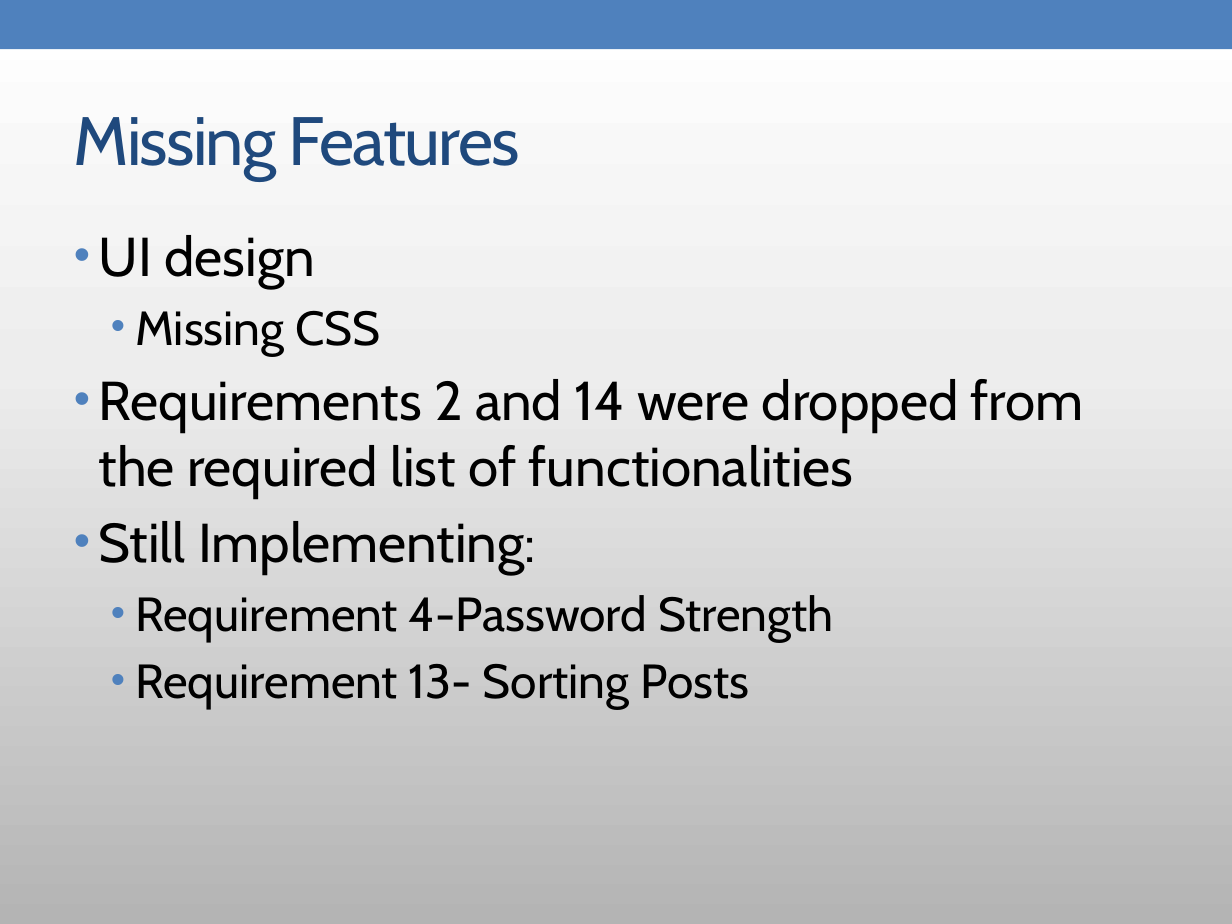
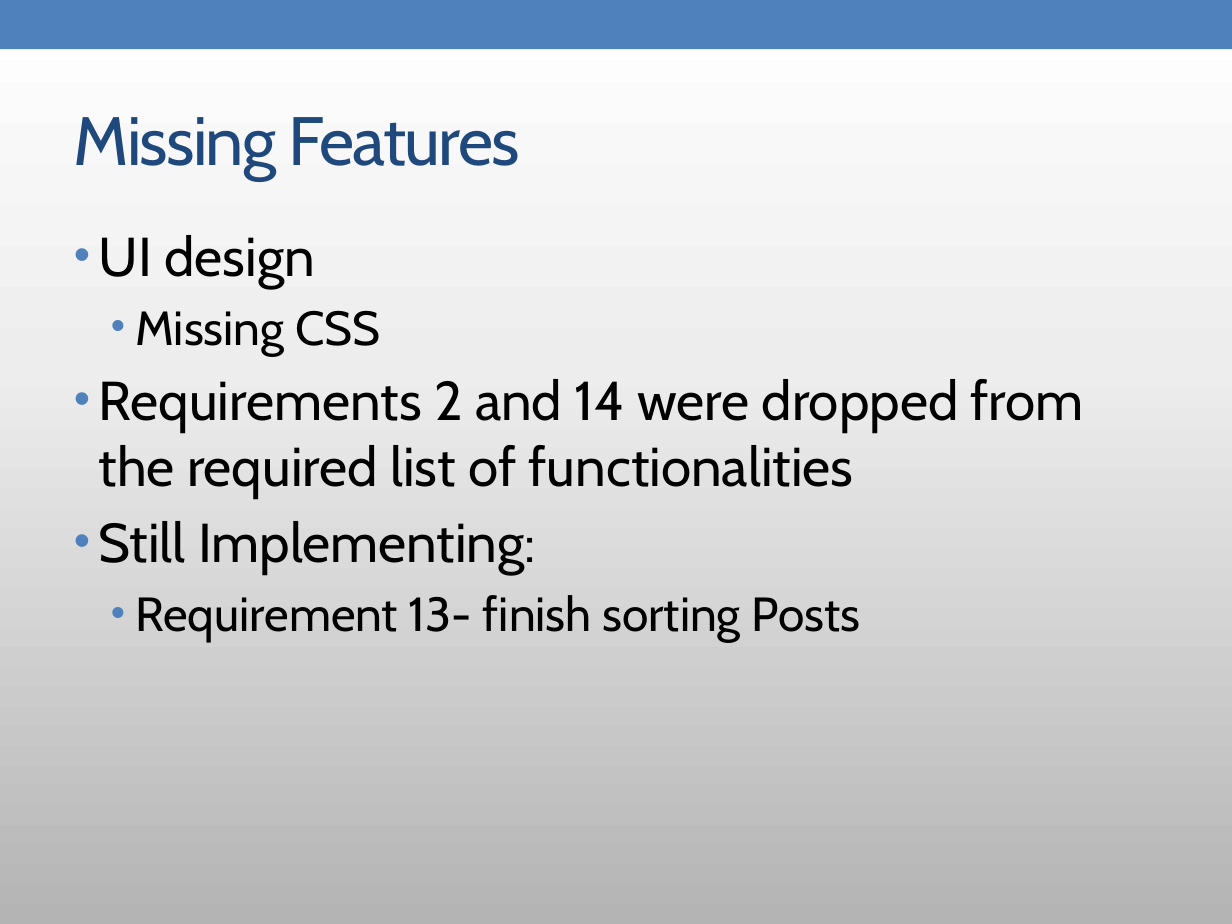
Before and after one commit to yotengo/MaverickApplicationsCorporation, a slide deck: slide 8 of doc/phase4/Mac reflection presentation.pptx (slide 6 before the commit). Drawn at 1232x924 pixels with LibreOffice and Linux fonts; fonts in the diff are those of the drawing. Boxes give left, top, right and bottom in pixels: in the first picture for what was removed or moved away, otherwise in the second. Text is boxed around its words. In the diff, an @@ line names an element or a change of style, - is before the commit and + after.

```diff
--- a/doc/phase4/Mac reflection presentation.pptx
+++ b/doc/phase4/Mac reflection presentation.pptx
@@ text at box(136, 595, 861, 642): text changed @@
-  • Requirement 4-Password Strength
-  • Requirement 13- Sorting Posts
+  • Requirement 13- finish sorting Posts
```
Also in this commit, not shown: 4 other slides changed, 2 slides added.
